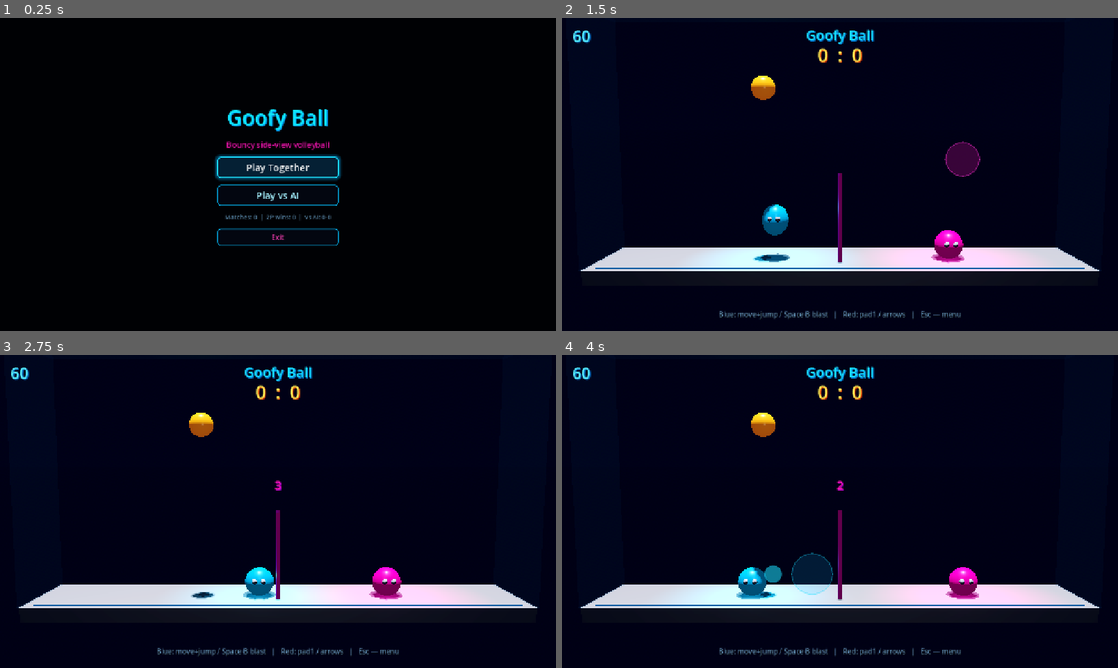
Above: before the commit, frames 1-4 (two rows, left to right).
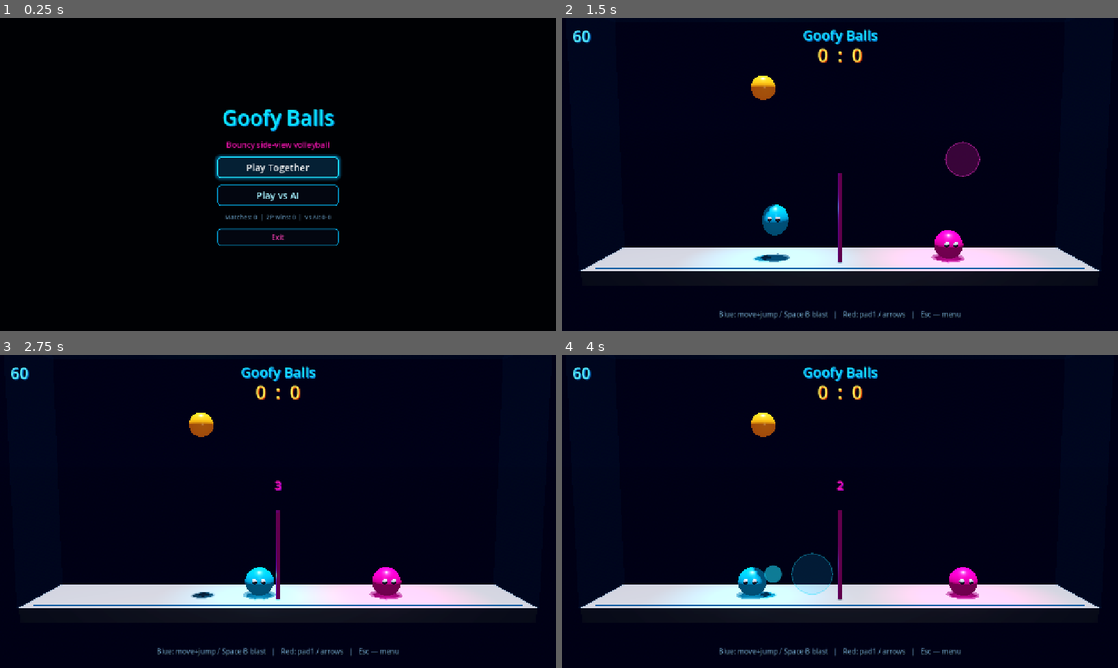
Above: after the commit, the same moments.

Repository: GGamezebo/GoofyBall
Game: Godot game, scene res://main.tscn
Two runs of this game, one before a commit and one after it. Both use one fixed random seed, a clock stepped at 60 frames per second and the inputs below.
Inputs (mouse positions are in pixels of both pictures, inside the frame that each line leads up to):
- Up to frame 1 (0.25 s): no input
- Up to frame 2 (1.5 s): click "Play Together" at 0.5 s; tap Enter at 1.25 s; move the mouse to (962, 158) at 1.27 s; hold D (p1_right) from 1.28 s (still down); tap Space (p1_self_destruct) at 1.35 s; click (962, 158) at 1.42 s
- Up to frame 3 (2.75 s): tap W (p1_jump) at 1.52 s; release D (p1_right) at 2 s; drag from (166, 527) to (250, 574) at 2.02 s
- Up to frame 4 (4 s): move the mouse to (895, 442) at 2.77 s; hold D (p1_right) 2.78-3.5 s; tap Right (p2_right) at 2.85 s; tap Space (p1_self_destruct) at 3.5 s; drag from (812, 574) to (673, 464) at 3.52 s

The runs differ from the first frame. In frame 1, 0.9% of the frame differs, in the area x 40-61%, y 29-37%; in frame 2, 0.4%; in frame 3, 0.4%; in frame 4, 0.4%.

Commit message:
Add nakama server (Phase 0) rename ball - balls

Diff:
--- a/project.godot
+++ b/project.godot
@@ -10,7 +10,7 @@
 
 [application]
 
-config/name="Goofy Ball"
+config/name="Goofy Balls"
 config/description="Side-view volleyball prototype — HFSM / FSM / GodotSavesAddon."
 run/main_scene="res://main.tscn"
 config/features=PackedStringArray("4.7", "Forward Plus")
@@ -22,11 +22,11 @@
 window/size/viewport_height=720
 window/stretch/mode="canvas_items"
 window/stretch/aspect="expand"
-window/title="Goofy Ball"
+window/title="Goofy Balls"
 
 [dotnet]
 
-project/assembly_name="GoofyBall"
+project/assembly_name="GoofyBalls"
 
 [editor_plugins]
 
@@ -87,7 +87,5 @@
 
 [rendering]
 
-renderer/rendering_method="forward_plus"
-renderer/rendering_method.mobile="mobile"
 rendering_device/driver.windows="d3d12"
 textures/vram_compression/import_etc2_astc=true
--- a/src/game/scenes/game/game.tscn
+++ b/src/game/scenes/game/game.tscn
@@ -359,7 +359,7 @@
 theme_override_constants/shadow_offset_x = 2
 theme_override_constants/shadow_offset_y = 2
 theme_override_font_sizes/font_size = 32
-text = "Goofy Ball"
+text = "Goofy Balls"
 horizontal_alignment = 1
 
 [node name="ScoreLabel" type="Label" parent="UI" unique_id=13404205]
--- a/src/game/scenes/menu/menu.tscn
+++ b/src/game/scenes/menu/menu.tscn
@@ -89,7 +89,7 @@
 theme_override_constants/shadow_offset_x = 2
 theme_override_constants/shadow_offset_y = 2
 theme_override_font_sizes/font_size = 48
-text = "Goofy Ball"
+text = "Goofy Balls"
 horizontal_alignment = 1
 
 [node name="Subtitle" type="Label" parent="Center/VBox"]
Not shown, added: server/docker-compose.yml
Not shown, added: server/nakama/local.yml
Not shown, added: .cursor/plans/online-server-backend.plan.md
Not shown, changed: .cursor/rules/architecture.mdc
Not shown, changed: .cursor/rules/gdscript-conventions.mdc
Not shown, changed: .cursor/rules/menu-and-navigation.mdc
Not shown, changed: .gitignore
Not shown, changed: README.md
Not shown, changed: bin/index.html
Not shown, changed: concepts/ART_DIRECTION.md
Not shown, added: server/.env.example
Not shown, added: server/README.md
(and 3 more such lines)
